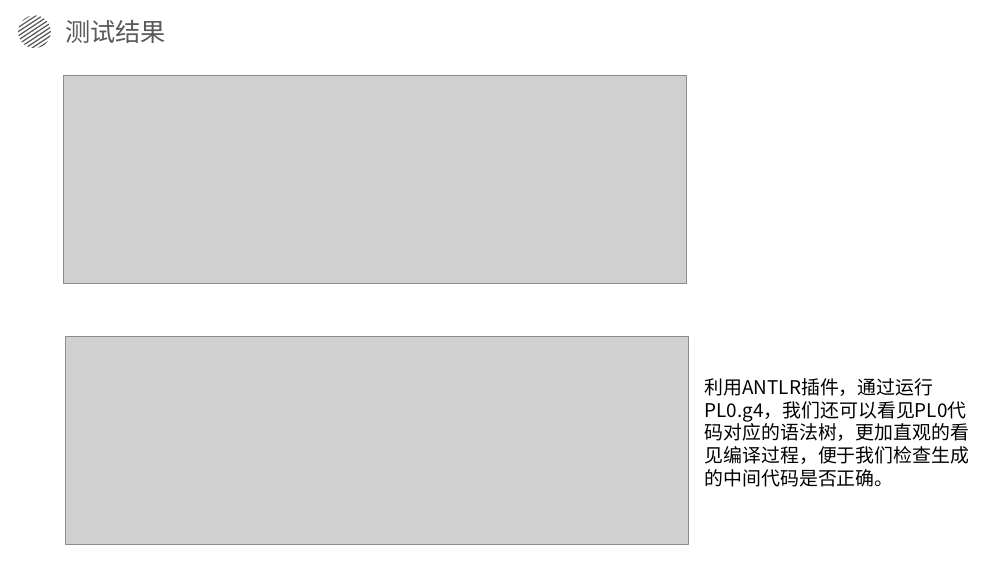
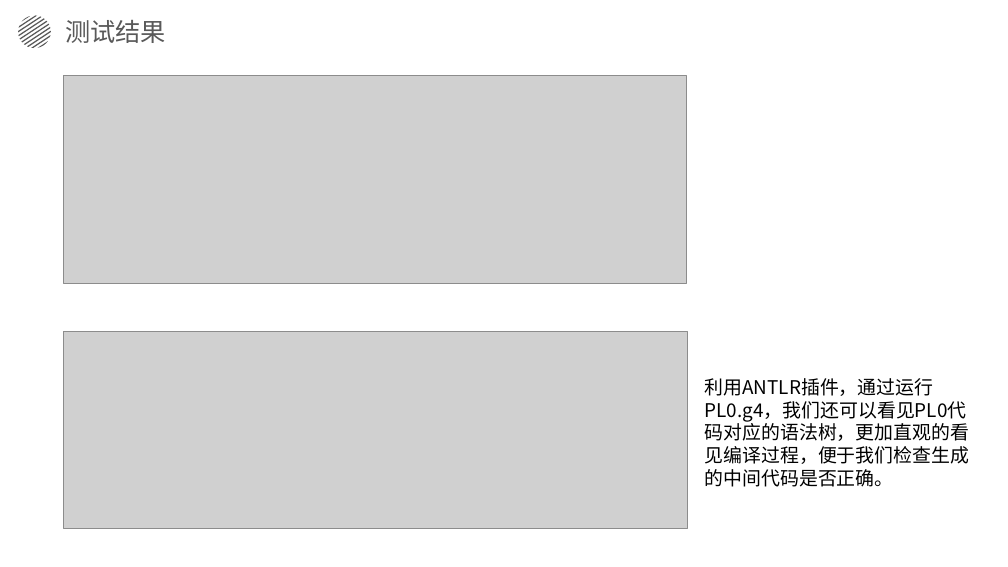
Before and after one commit to TangciuYueng/compiler-learning, a slide deck: slide 13 of hw/编译原理期末项目答辩.pptx. Drawn at 1008x567 pixels with LibreOffice and Linux fonts; fonts in the diff are those of the drawing; grey boxes stand for pictures. Boxes give left, top, right and bottom in pixels: in the first picture for what was removed or moved away, otherwise in the second. Text is boxed around its words. In the diff, an @@ line names an element or a change of style, - is before the commit and + after.

Commit message:
update pic

```diff
--- a/hw/编译原理期末项目答辩.pptx
+++ b/hw/编译原理期末项目答辩.pptx
@@ picture: place and size @@
-picture at <box>65,337,688,544</box>
+picture at <box>64,331,687,528</box>
```
